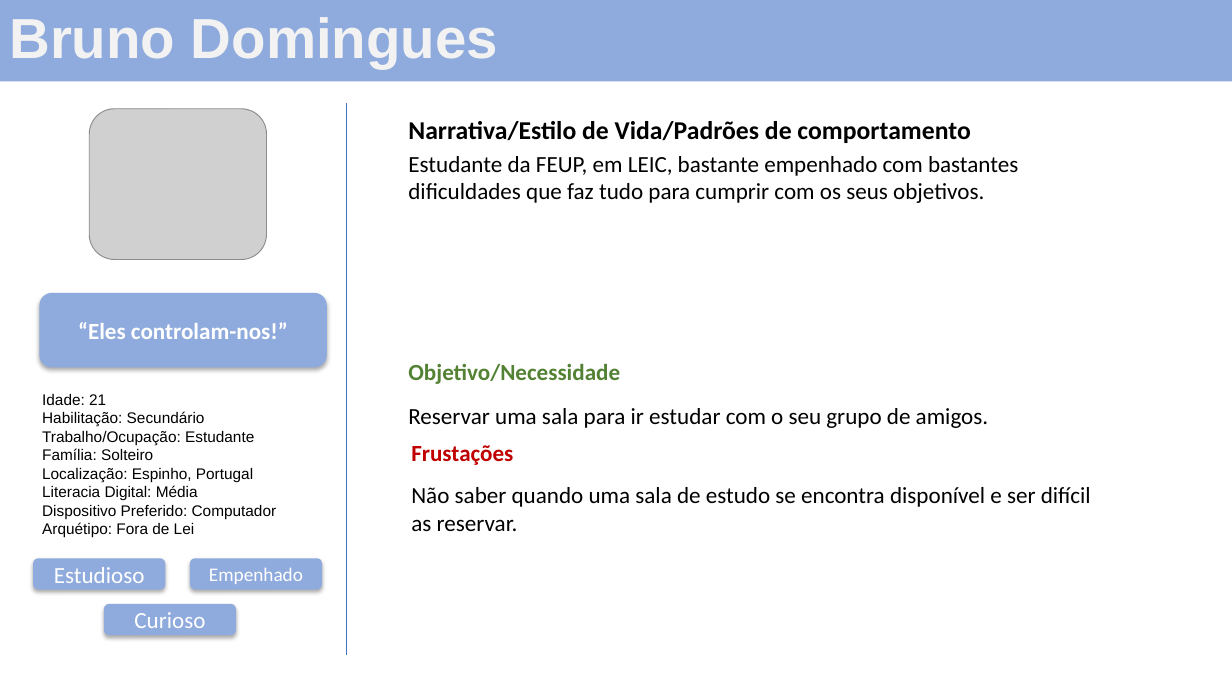
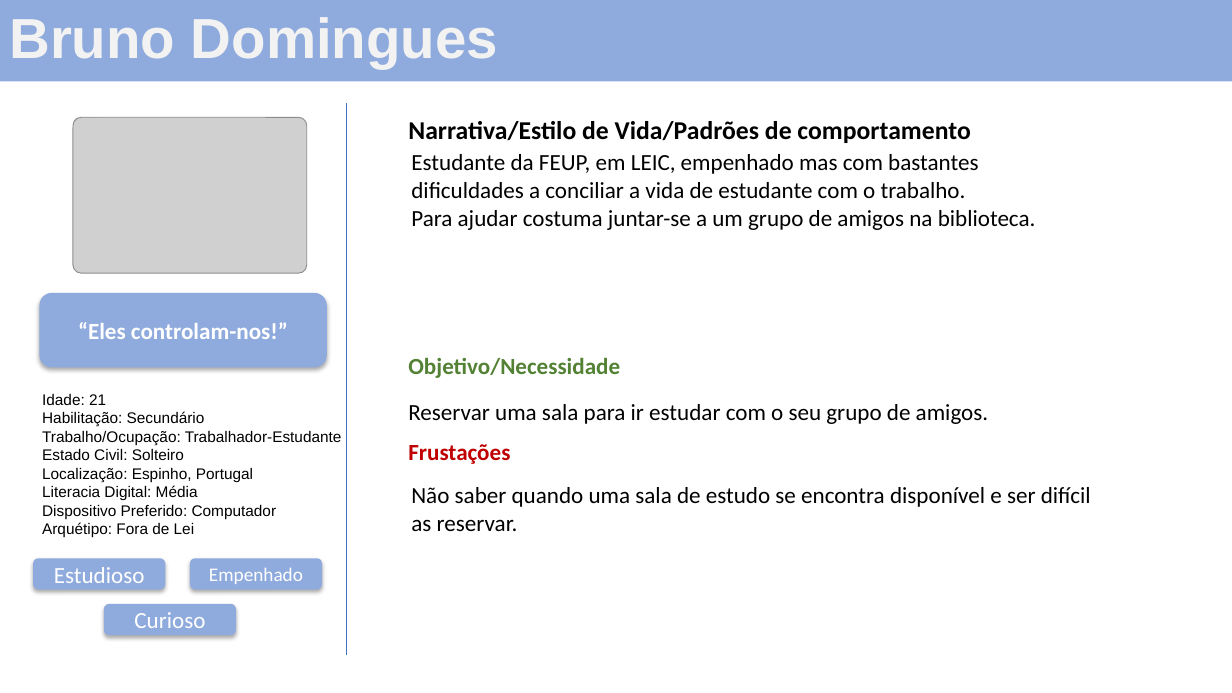
Before and after one commit to ICWeiner/FEUP-IPC, a slide deck: slide 2 of phase1/Persona.pptx. Drawn at 1232x693 pixels with LibreOffice and Linux fonts; fonts in the diff are those of the drawing; grey boxes stand for pictures. Boxes give left, top, right and bottom in pixels: in the first picture for what was removed or moved away, otherwise in the second. Text is boxed around its words. In the diff, an @@ line names an element or a change of style, - is before the commit and + after.

```diff
--- a/phase1/Persona.pptx
+++ b/phase1/Persona.pptx
@@ picture: place and size @@
-picture at [90,109,267,260]
+picture at [73,117,307,274]
@@ text at [411,154,1036,230]: text changed @@
-Estudante da FEUP, em LEIC, bastante empenhado com bastantes dificuldades que faz tudo para cumprir com os seus objetivos.
+Estudante da FEUP, em LEIC, empenhado mas com bastantes dificuldades a conciliar a vida de estudante com o trabalho.
+Para ajudar costuma juntar-se a um grupo de amigos na biblioteca.
@@ text "Objetivo/Necessidade": place and size @@
-text "Objetivo/Necessidade" at [408,363,620,384]
+text "Objetivo/Necessidade" at [408,357,620,378]
@@ text "Reservar uma sala para ir ...": place and size @@
-text "Reservar uma sala para ir ..." at [408,408,989,428]
+text "Reservar uma sala para ir ..." at [408,404,989,424]
@@ text at [42,431,342,460]: text changed @@
-Trabalho/Ocupação: Estudante
-Família: Solteiro
+Trabalho/Ocupação: Trabalhador-Estudante
+Estado Civil: Solteiro
```
Also in this commit, not shown: 1 other slide changed.
